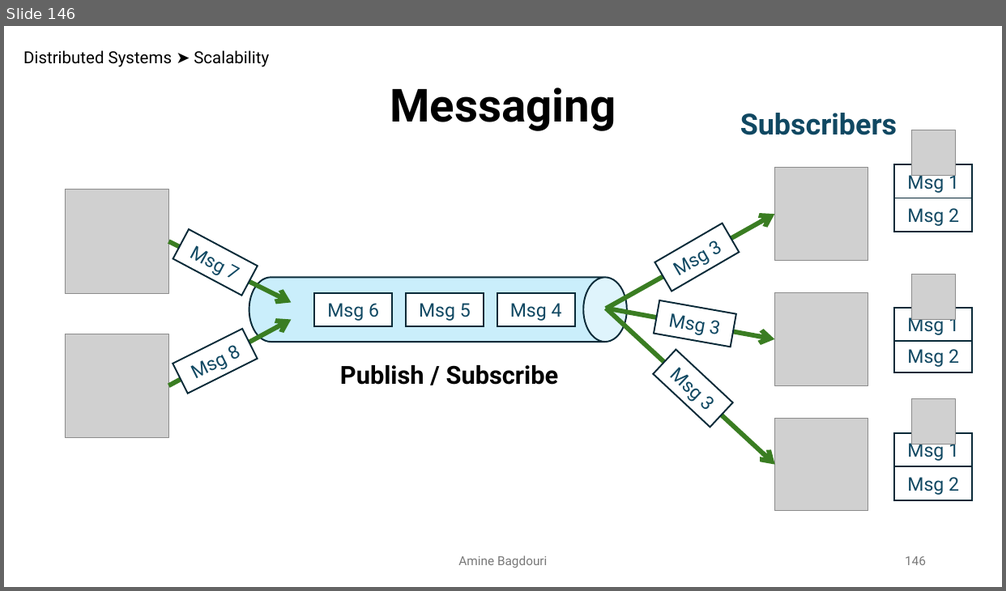
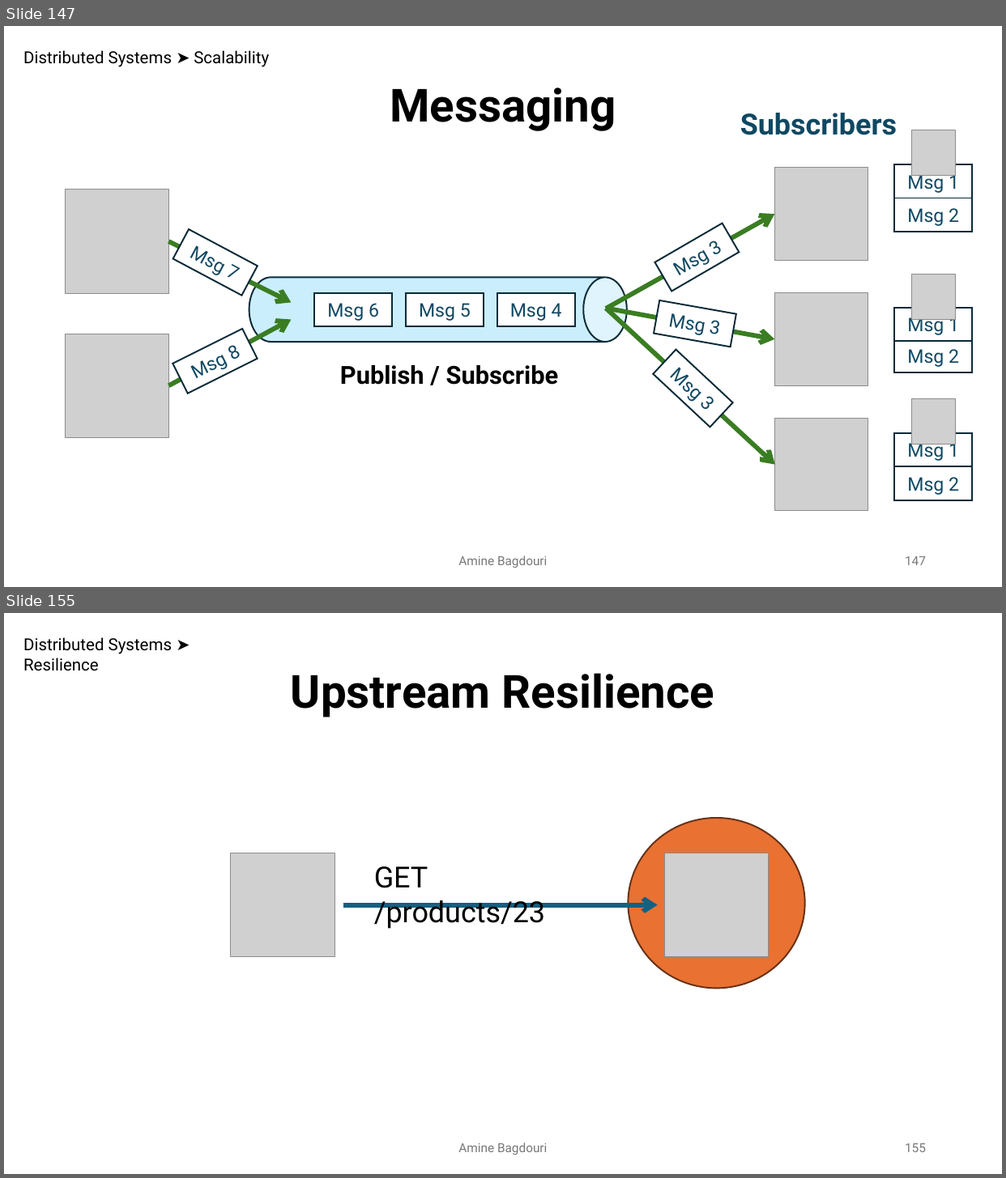
Before and after one commit to aminebag/distributed_systems, a slide deck: distributed_architectures.pptx. Shown one above the other, each under a label of ours: slide 146 before the commit, slides 147 and 155 after it; the slides between them are not shown. The pictures are 1006x591 and 1006x1178 pixels, drawn with LibreOffice and Linux fonts; fonts in the diff are those of the drawing; grey boxes stand for pictures. Boxes give left, top, right and bottom in pixels: in the first picture for what was removed or moved away, otherwise in the second. Text is boxed around its words. In the diff, an @@ line names an element or a change of style, - is before the commit and + after.

```diff
--- a/distributed_architectures.pptx
+++ b/distributed_architectures.pptx
@@ slide 155 added at [4, 613, 1002, 1174], background #FFFFFF @@
@@ text added at [23, 637, 172, 671], 16 pt, text #000000 @@
+Distributed Systems ➤ Resilience
@@ text added at [291, 673, 714, 717], 44 pt, text #000000, bold @@
+Upstream Resilience
@@ ellipse added at [629, 818, 805, 989], fill #E97132, outline #663216 1.5 pt @@
@@ picture added at [231, 854, 335, 957] @@
@@ picture added at [664, 854, 769, 957] @@
@@ text added at [374, 867, 545, 929], 28 pt, text #000000 @@
+GET /products/23
@@ arrow added from (343, 905) to (658, 905), #156082 4.5 pt @@
@@ text added at [458, 1143, 547, 1155], 12 pt, text #797979 @@
+Amine Bagdouri
@@ page number added at [905, 1144, 926, 1152], 12 pt, text #797979 @@
+155
@@ what was slide 146 is now slide 147 @@
@@ page number at [905, 557, 926, 565]: text changed @@
-146
+147
```
Also in this commit, not shown: 1 slide changed, 11 other slides added, 1 other file.
